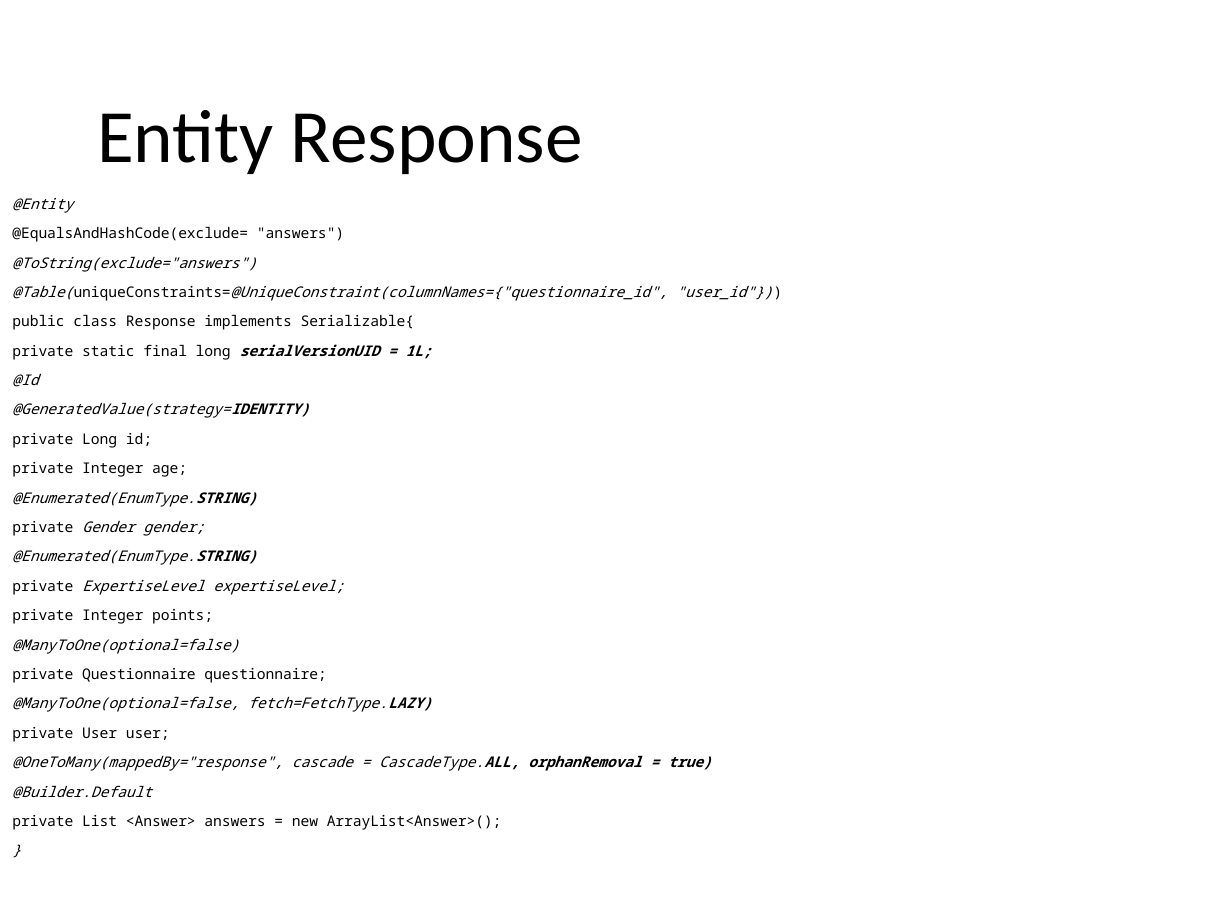
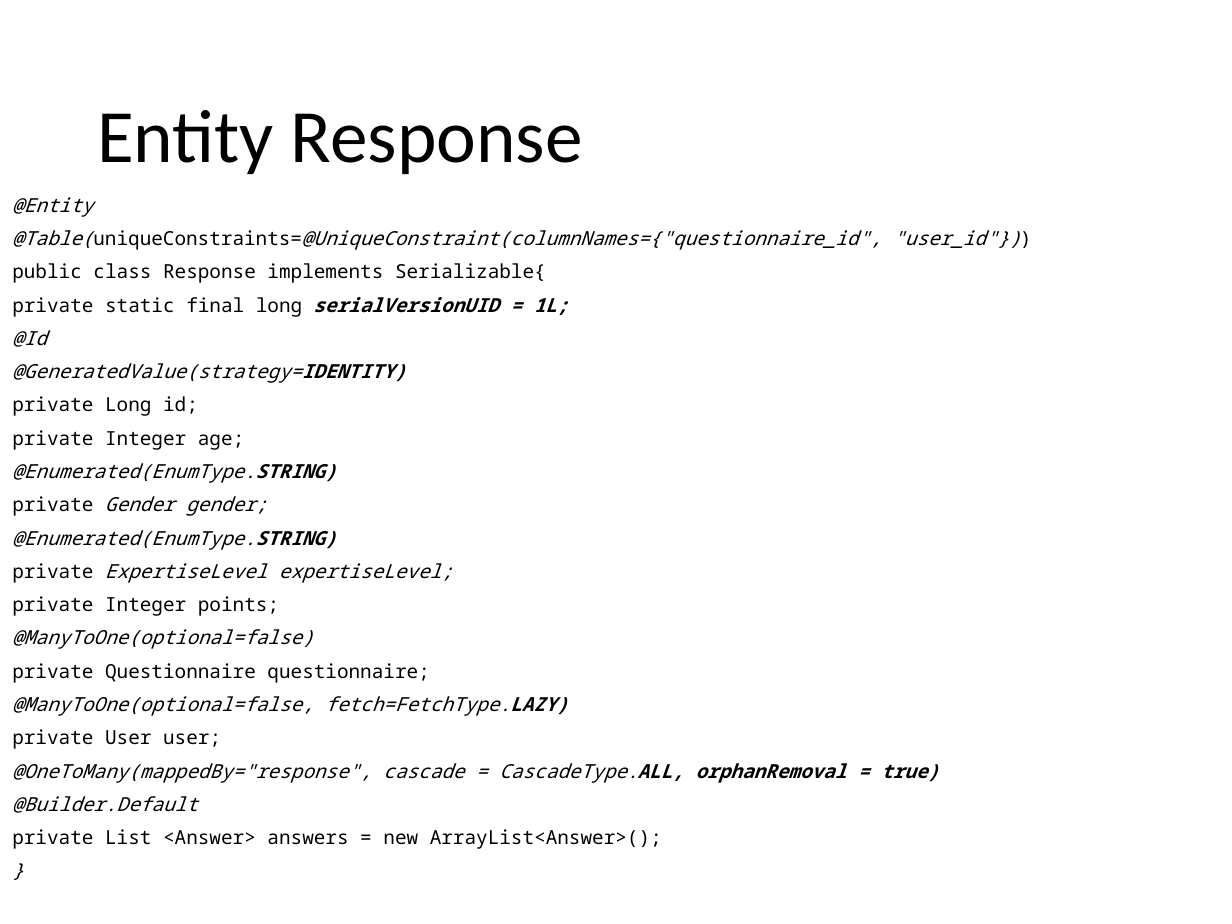
Before and after one commit to Paso198/Gamified-Marketing-Application, a slide deck: slide 23 of Design.pptx (slide 24 before the commit). Drawn at 1232x924 pixels with LibreOffice and Linux fonts; fonts in the diff are those of the drawing. Boxes give left, top, right and bottom in pixels: in the first picture for what was removed or moved away, otherwise in the second. Text is boxed around its words. In the diff, an @@ line names an element or a change of style, - is before the commit and + after.

Commit message:
small changes in design document

```diff
--- a/Design.pptx
+++ b/Design.pptx
@@ text "@Entity" at (x1=12, y1=197, x2=1021, y2=849): size 8.6 to 11.2 pt @@
@@ text at (x1=12, y1=226, x2=344, y2=272): paragraphs removed @@
-@EqualsAndHashCode(exclude= "answers")
-@ToString(exclude="answers")
```
Also in this commit, not shown: 4 other slides changed, 1 slide removed.
